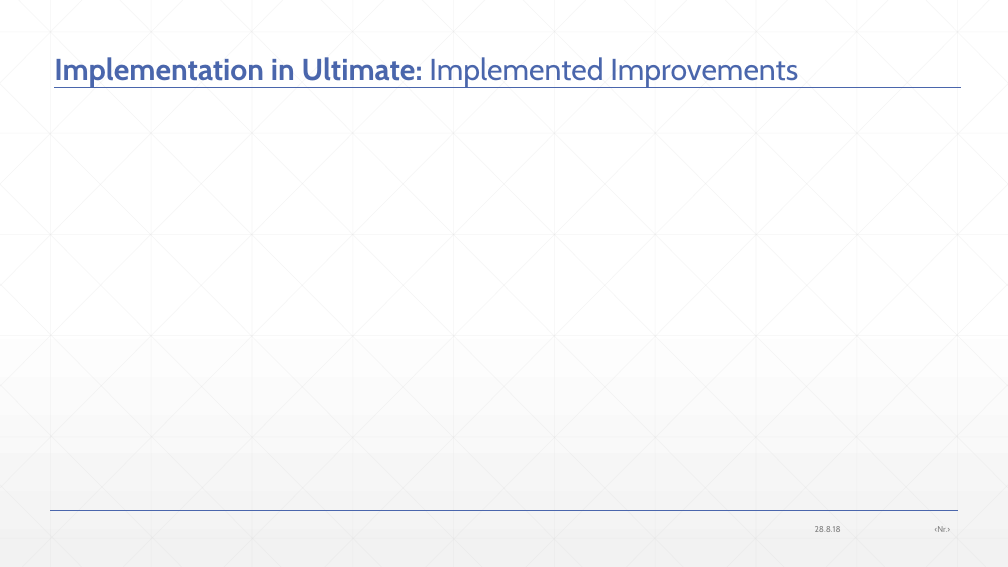
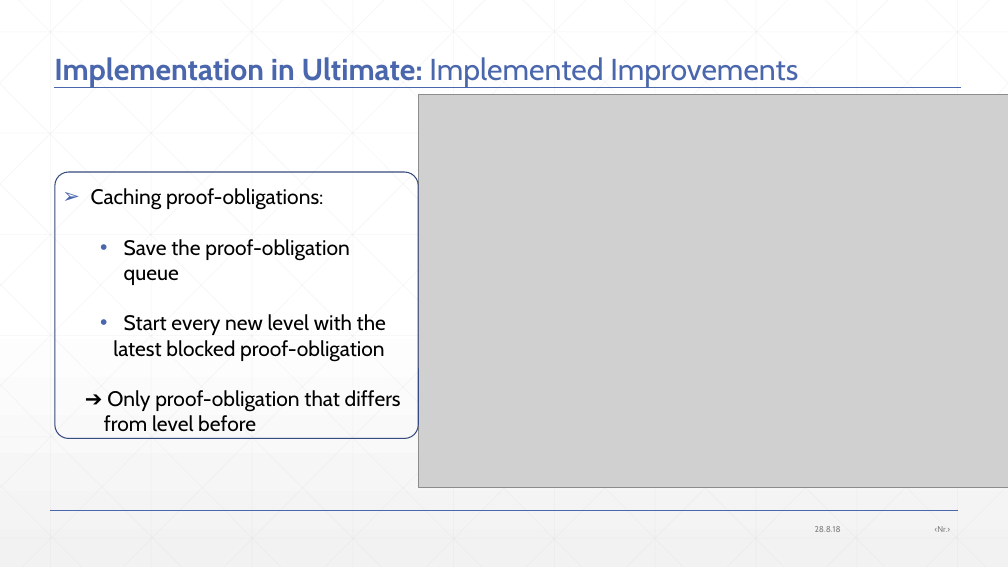
Before and after one commit to JonasWerner/BachelorThesis, a slide deck: slide 54 of Presentation/pdr_presentation_v2.pptx. Drawn at 1008x567 pixels with LibreOffice and Linux fonts; fonts in the diff are those of the drawing; grey boxes stand for pictures. Boxes give left, top, right and bottom in pixels: in the first picture for what was removed or moved away, otherwise in the second. Text is boxed around its words. In the diff, an @@ line names an element or a change of style, - is before the commit and + after.

Commit message:
added future work, related work, improvements

```diff
--- a/Presentation/pdr_presentation_v2.pptx
+++ b/Presentation/pdr_presentation_v2.pptx
@@ picture added at <box>418,95,1008,488</box> @@
@@ rounded rectangle added at <box>55,172,419,439</box>, outline #374B7F 1 pt @@
@@ text added at <box>91,188,401,432</box>, 20 pt, text #000000 @@
+➢ Caching proof-obligations:
+  • Save the proof-obligation queue
+  • Start every new level with the
+  latest blocked proof-obligation
+  ➔ Only proof-obligation that differs
+  from level before
```
Also in this commit, not shown: 45 other slides changed, 3 slides added, 1 slide removed, 1 other file.
